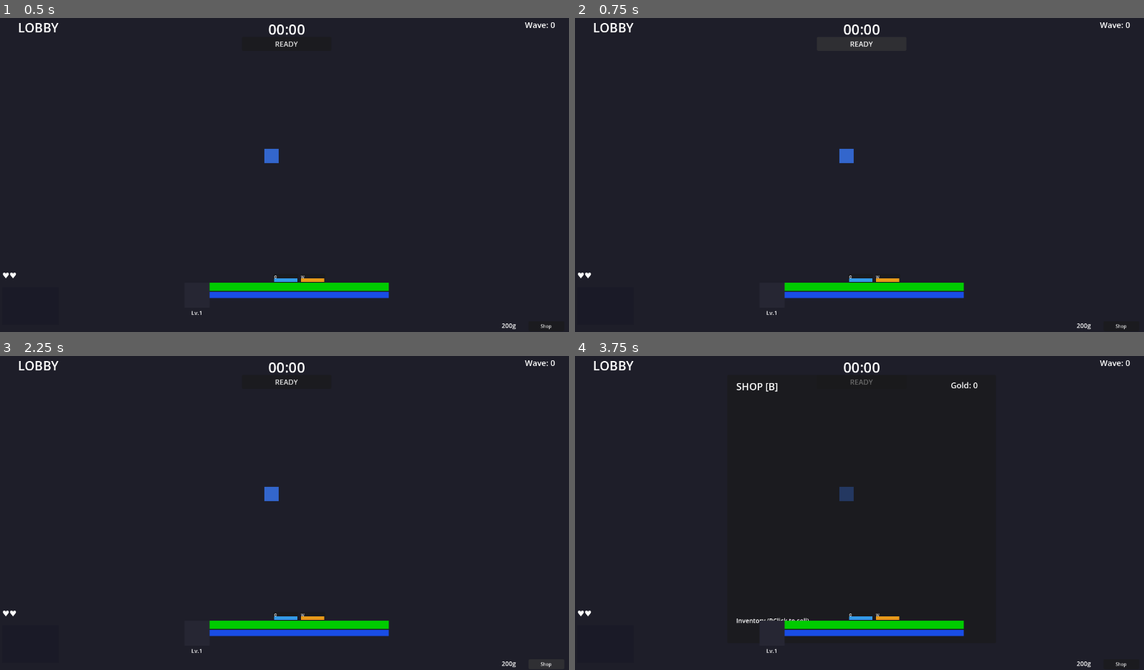
Above: before the commit, frames 1-4 (two rows, left to right).
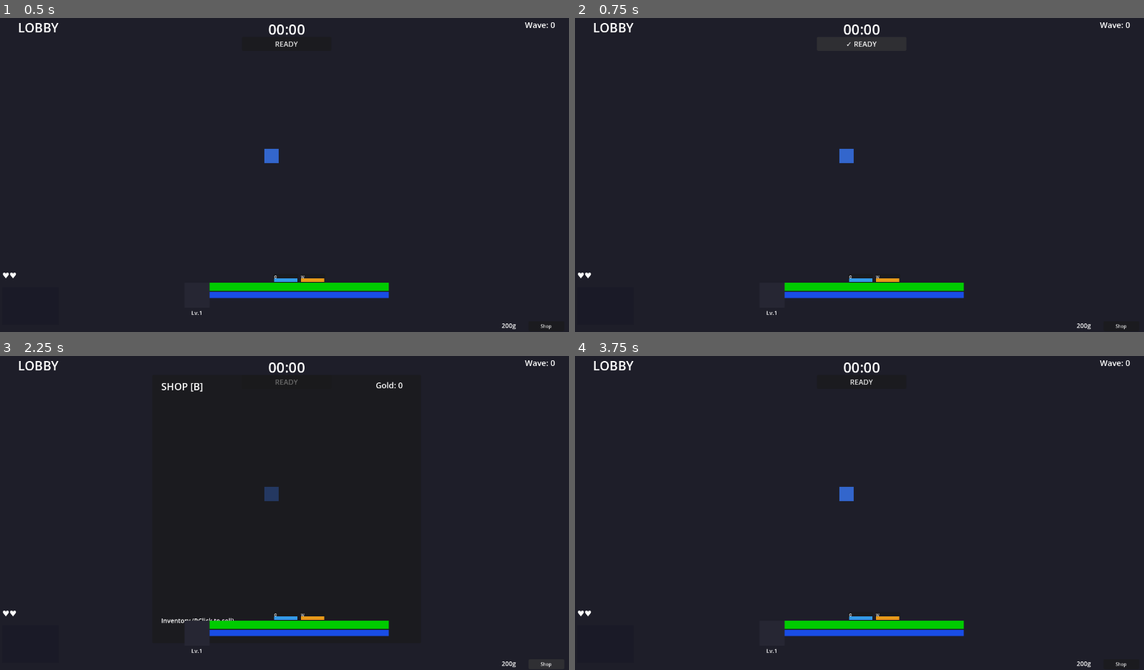
Above: after the commit, the same moments.

Repository: zhistokoepvpp-ctrl/hero-chaos
Game: Godot game, scene res://Scenes/Lobby.tscn
Two runs of this game, one before a commit and one after it. Both use one fixed random seed, a clock stepped at 60 frames per second and the inputs below. This scene is started directly instead of the project's main scene.
Inputs (mouse positions are in pixels of both pictures, inside the frame that each line leads up to):
- Up to frame 1 (0.5 s): no input
- Up to frame 2 (0.75 s): click "READY" at 0.5 s
- Up to frame 3 (2.25 s): click "READY" (after the commit: "✓ READY") at 1.25 s; click "Shop" at 2 s
- Up to frame 4 (3.75 s): tap Enter at 2.75, 3.5 s; move the mouse to (990, 494) at 2.77 s; hold D 2.78-3.5 s; tap B (shop) at 2.85, 3.02, 3.32 s; click (990, 494) at 2.92 s; drag from (745, 525) to (831, 572) at 3.52 s

Frame 1 is identical in both runs. In frame 2, less than 0.1% of the frame differs, in the area x 47-54%, y 7-10%; in frame 3, 0.4%, in the area x 28-71%, y 7-86%; in frame 4, 0.4%.
Error before the commit: Trying to assign value of type 'GridContainer' to a variable of type 'VBoxContainer'. (res://Scripts/UI/LobbyUI.gd:15)
Error after the commit: Invalid assignment of property or key 'bbcode_enabled' with value of type 'bool' on a base object of type 'Label'. (res://Scripts/UI/LobbyUI.gd:281)

Commit message:
Fix shop_item_list type to GridContainer

Diff:
--- a/game/Scripts/UI/LobbyUI.gd
+++ b/game/Scripts/UI/LobbyUI.gd
@@ -12,7 +12,7 @@
 # Shop
 @onready var shop_panel: Panel = $ShopPanel
 @onready var shop_gold: Label = $ShopPanel/ShopGold
-@onready var shop_item_list: VBoxContainer = $ShopPanel/ShopItemList
+@onready var shop_item_list: GridContainer = $ShopPanel/ShopItemList
 @onready var shop_inv_list: VBoxContainer = $ShopPanel/ShopInvList
 
 # Attributes
